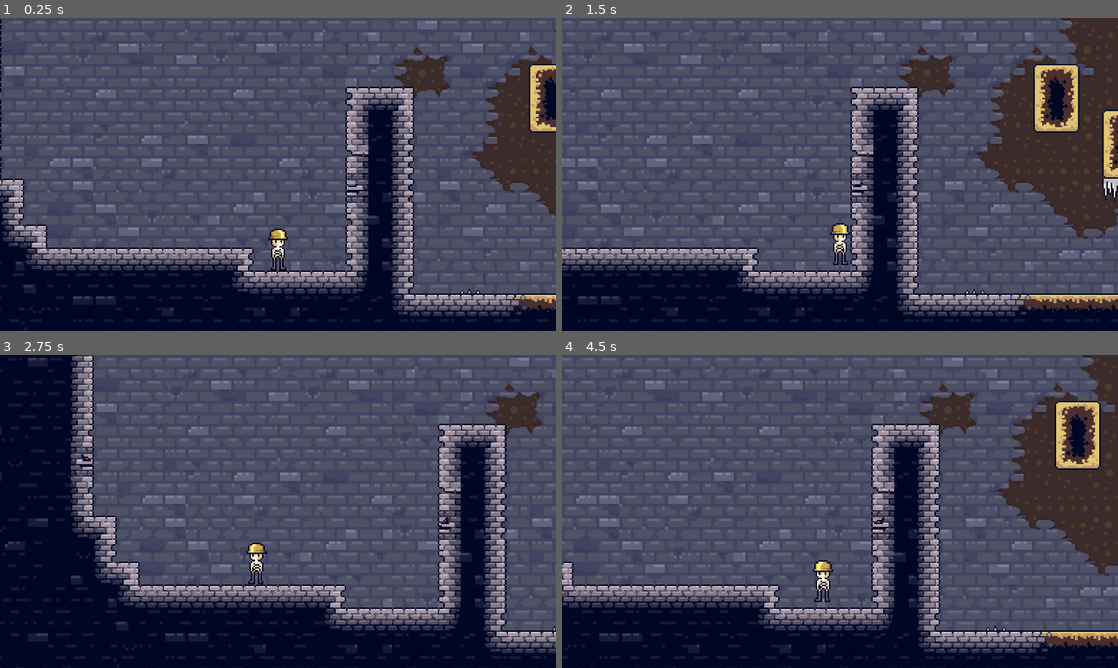
Above: before the commit, frames 1-4 (two rows, left to right).
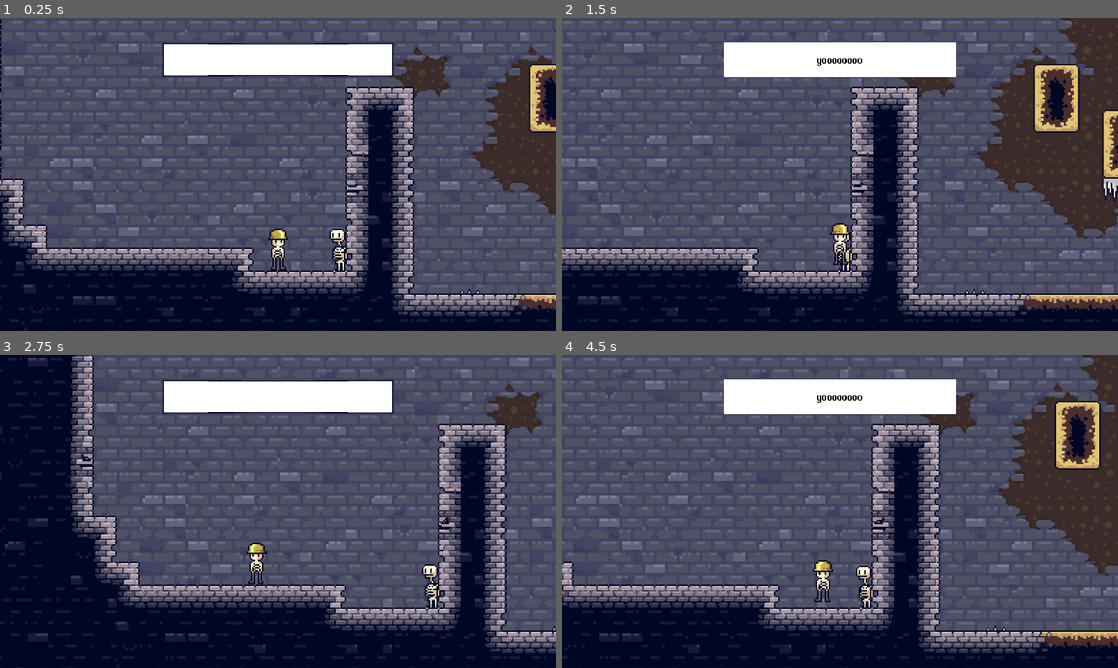
Above: after the commit, the same moments.

Repository: Lukko-Digital/You-Made-The-Dungeon
Game: Godot game, scene res://scenes/level1.tscn
Two runs of this game, one before a commit and one after it. Both use one fixed random seed, a clock stepped at 60 frames per second and the inputs below.
Inputs:
- Up to frame 1 (0.25 s): no input
- Up to frame 2 (1.5 s): hold D (right) from 0.53 s (still down); tap Space (jump) at 0.6, 0.77, 1.07 s; tap E (interact) at 1.35 s
- Up to frame 3 (2.75 s): tap Space (jump) at 1.52, 1.55, 1.82, 2.1 s; release D (right) at 2.03 s; hold A (left) from 2.03 s (still down)
- Up to frame 4 (4.5 s): release A (left) at 2.78 s; hold D (right) 2.78-4.28 s; tap E (interact) at 2.85, 4.35 s; tap Space (jump) at 3.02, 3.05, 3.32, 3.6, 3.77, 4.07 s; hold A (left) from 4.28 s (still down)

The runs differ from the first frame. In frame 1, 4.6% of the frame differs, in the area x 29-71%, y 7-82%; in frame 2, 4.7%; in frame 3, 4.6%; in frame 4, 4.9%.
Error in both runs: Invalid assignment of property or key 'parameters/conditions/not_shot' with value of type 'bool' on a base object of type 'AnimationTree'. (res://scripts/playe…

Commit message:
add npc to level1, connect signals

Diff:
--- a/scenes/level1.tscn
+++ b/scenes/level1.tscn
@@ -1,11 +1,15 @@
-[gd_scene load_steps=13 format=3 uid="uid://bn6xyotfar2o2"]
+[gd_scene load_steps=15 format=3 uid="uid://bn6xyotfar2o2"]
 
 [ext_resource type="Texture2D" uid="uid://im4xv880umd8" path="res://assets/sprites/tilesetv7.png" id="1_8t36d"]
 [ext_resource type="PackedScene" uid="uid://6ccfrhghlje3" path="res://scenes/player.tscn" id="2_ar37y"]
-[ext_resource type="PackedScene" uid="uid://p880ifrg0fth" path="res://scenes/sleeping_knight.tscn" id="3_d0ivd"]
+[ext_resource type="PackedScene" path="res://scenes/sleeping_knight.tscn" id="3_d0ivd"]
 [ext_resource type="PackedScene" uid="uid://ckrsoc5xcvhor" path="res://scenes/skeleton_npc.tscn" id="4_mqsvc"]
-[ext_resource type="PackedScene" uid="uid://cjgg86yjdqtp7" path="res://scenes/dart_shooter.tscn" id="5_g2vvj"]
-[ext_resource type="PackedScene" uid="uid://cobsd5flmdxx" path="res://scenes/jump_spike.tscn" id="5_qcprh"]
+[ext_resource type="PackedScene" uid="uid://c5qtdp88j6b5u" path="res://scenes/dart_shooter.tscn" id="5_g2vvj"]
+[ext_resource type="PackedScene" path="res://scenes/jump_spike.tscn" id="5_qcprh"]
+[ext_resource type="PackedScene" uid="uid://bkhd2ngxnf8vq" path="res://scenes/ui.tscn" id="7_d18tm"]
+
+[sub_resource type="RectangleShape2D" id="RectangleShape2D_b4ot7"]
+size = Vector2(14, 27)
 
 [sub_resource type="TileSetAtlasSource" id="TileSetAtlasSource_hp7nu"]
 texture = ExtResource("1_8t36d")
@@ -1177,6 +1181,14 @@
 drag_top_margin = 0.6
 drag_bottom_margin = 0.0
 
+[node name="NPCDialogueCollider" type="Area2D" parent="player"]
+position = Vector2(0, 14)
+collision_mask = 9
+
+[node name="CollisionShape2D" type="CollisionShape2D" parent="player/NPCDialogueCollider"]
+position = Vector2(0, 2.5)
+shape = SubResource("RectangleShape2D_b4ot7")
+
 [node name="TileMap" type="TileMap" parent="."]
 tile_set = SubResource("TileSet_18gkm")
 format = 2
@@ -1219,3 +1231,11 @@
 [node name="DartShooter2" parent="." instance=ExtResource("5_g2vvj")]
 z_index = 20
 position = Vector2(-104, -72)
+
+[node name="SkeletonNPC" parent="." instance=ExtResource("4_mqsvc")]
+position = Vector2(-117, -28)
+
+[node name="ui" parent="." instance=ExtResource("7_d18tm")]
+
+[connection signal="area_entered" from="player/NPCDialogueCollider" to="ui" method="_on_npc_dialogue_collider_area_entered"]
+[connection signal="area_exited" from="player/NPCDialogueCollider" to="ui" method="_on_npc_dialogue_collider_area_exited"]
--- a/scenes/player.tscn
+++ b/scenes/player.tscn
@@ -372,7 +372,7 @@
 states/shot_in_head/node = SubResource("AnimationNodeAnimation_mjcx1")
 states/shot_in_head/position = Vector2(1153, 138.4)
 transitions = ["Start", "default/grounded", SubResource("AnimationNodeStateMachineTransition_u4ykd"), "default", "shot_ …(758 unchanged characters)…
-graph_offset = Vector2(229, -239)
+graph_offset = Vector2(540, -164)
 
 [sub_resource type="AnimationNodeStateMachinePlayback" id="AnimationNodeStateMachinePlayback_8mnhr"]
 
@@ -392,12 +392,12 @@
 
 [node name="player" type="CharacterBody2D"]
 collision_layer = 3
-floor_constant_speed = true
 script = ExtResource("1_o2u3n")
 
 [node name="Sprite2D" type="Sprite2D" parent="."]
 texture = ExtResource("2_7olcr")
 hframes = 22
+frame = 1
 
 [node name="AnimationPlayer" type="AnimationPlayer" parent="."]
 libraries = {
--- a/scenes/ui.tscn
+++ b/scenes/ui.tscn
@@ -1,6 +1,7 @@
-[gd_scene load_steps=3 format=3 uid="uid://bkhd2ngxnf8vq"]
+[gd_scene load_steps=4 format=3 uid="uid://bkhd2ngxnf8vq"]
 
 [ext_resource type="Script" path="res://scripts/ui.gd" id="1_jwmxf"]
+[ext_resource type="Texture2D" uid="uid://03o6p8phl2e2" path="res://assets/sprites/textbox.png" id="2_6wxhs"]
 [ext_resource type="FontFile" uid="uid://c1t3nidwmcnq4" path="res://assets/fonts/8bitoperator_jve.ttf" id="2_exex5"]
 
 [node name="ui" type="CanvasLayer"]
@@ -28,6 +29,11 @@
 [node name="NinePatchRect" type="NinePatchRect" parent="HBoxContainer/VBoxContainer"]
 custom_minimum_size = Vector2(0, 120)
 layout_mode = 2
+texture = ExtResource("2_6wxhs")
+patch_margin_left = 36
+patch_margin_top = 36
+patch_margin_right = 36
+patch_margin_bottom = 36
 
 [node name="DialoguePrompt" type="Label" parent="HBoxContainer/VBoxContainer/NinePatchRect"]
 layout_mode = 1
@@ -101,6 +107,9 @@
 vertical_alignment = 1
 autowrap_mode = 3
 
+[node name="TextTimer" type="Timer" parent="HBoxContainer/VBoxContainer/NinePatchRect/DialogueBox"]
+one_shot = true
+
 [node name="MarginContainer2" type="MarginContainer" parent="HBoxContainer/VBoxContainer"]
 custom_minimum_size = Vector2(0, 30)
 layout_mode = 2
--- a/scripts/ui.gd
+++ b/scripts/ui.gd
@@ -8,10 +8,14 @@
 var num_interactions
 var current_dialogue_idx = 0
 
+const TEXT_SPEED = 0.05
+
 # Called when the node enters the scene tree for the first time.
 func _ready():
 	$HBoxContainer/VBoxContainer/NinePatchRect/DialoguePrompt.hide()
 	$HBoxContainer/VBoxContainer/NinePatchRect/DialogueBox.hide()
+
+	$HBoxContainer/VBoxContainer/NinePatchRect/DialogueBox/TextTimer.wait_time = TEXT_SPEED
 
 	# Load dialogue json
 	assert(FileAccess.file_exists(DIALOGUE_PATH), "Dialog file at %s does not exist" % DIALOGUE_PATH)
@@ -63,7 +67,6 @@
 func handle_dialogue_display(dialogue_list):
 	if current_dialogue_idx >= len(dialogue_list):
 		$HBoxContainer/VBoxContainer/NinePatchRect/DialogueBox.hide()
-
 		num_interactions[current_interactable_npc] += 1
 		current_dialogue_idx = 0
 		return
